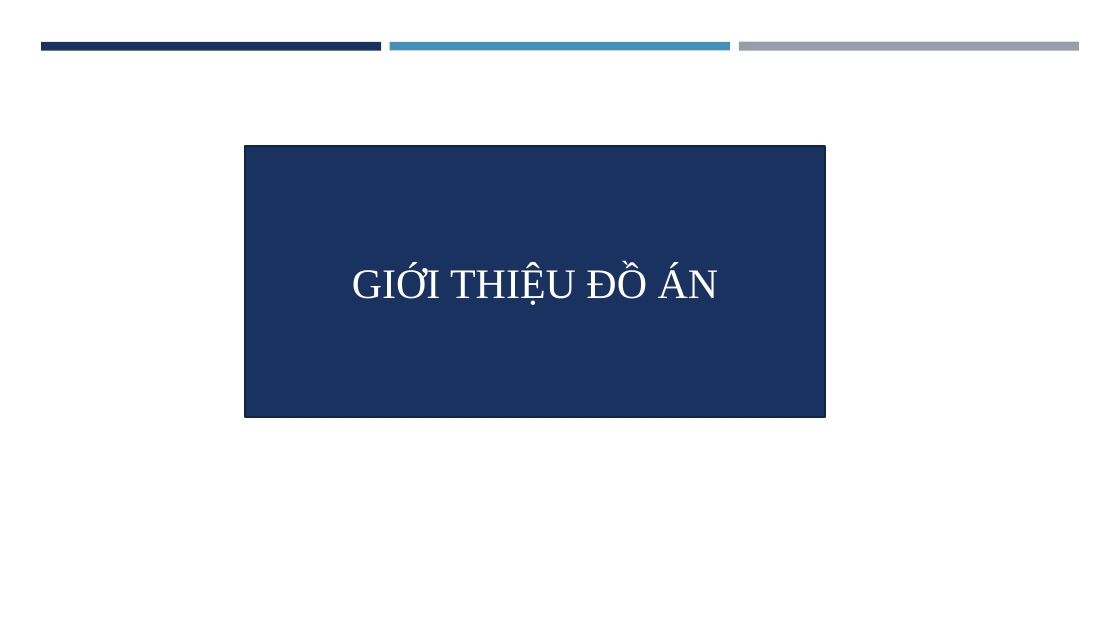
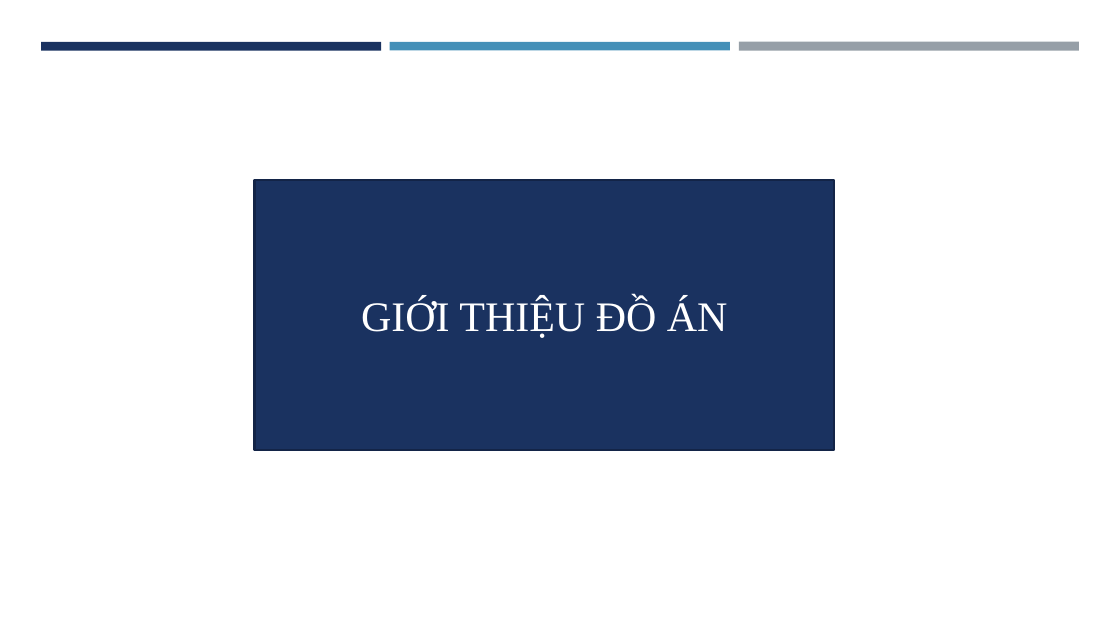
Before and after one commit to minhhieu023/Project1, a slide deck: slide 3 of Document/ThuyetTrinh.pptx. Drawn at 1120x630 pixels with LibreOffice and Linux fonts; fonts in the diff are those of the drawing. Boxes give left, top, right and bottom in pixels: in the first picture for what was removed or moved away, otherwise in the second. Text is boxed around its words. In the diff, an @@ line names an element or a change of style, - is before the commit and + after.

```diff
--- a/Document/ThuyetTrinh.pptx
+++ b/Document/ThuyetTrinh.pptx
@@ rectangle "GIỚI THIỆU ĐỒ ÁN": place and size @@
-rectangle "GIỚI THIỆU ĐỒ ÁN" at (245, 146, 825, 418)
+rectangle "GIỚI THIỆU ĐỒ ÁN" at (255, 180, 834, 451)
```
Also in this commit, not shown: 4 other slides changed, 2 slides added, 3 slides removed, 11 other files.
